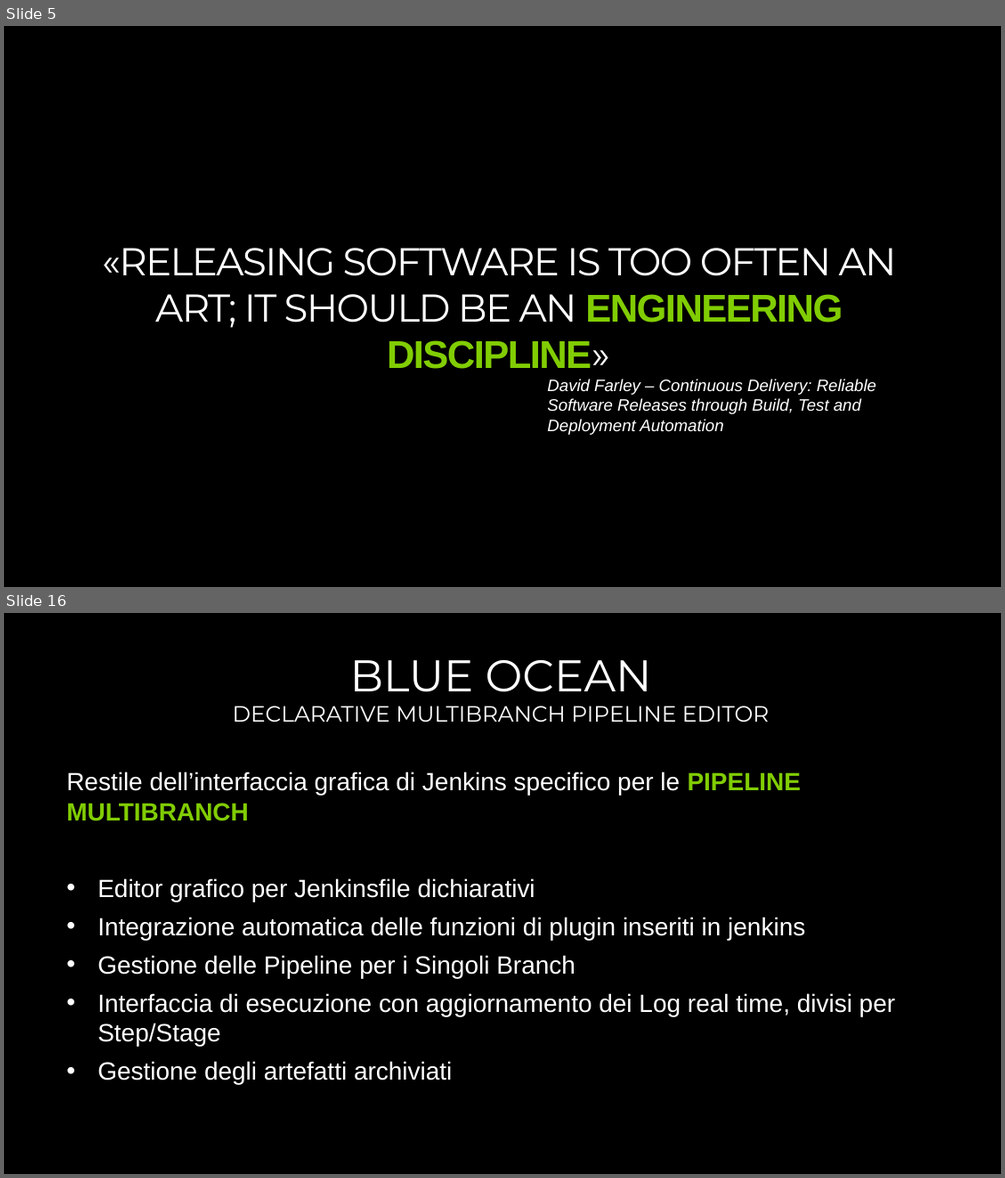
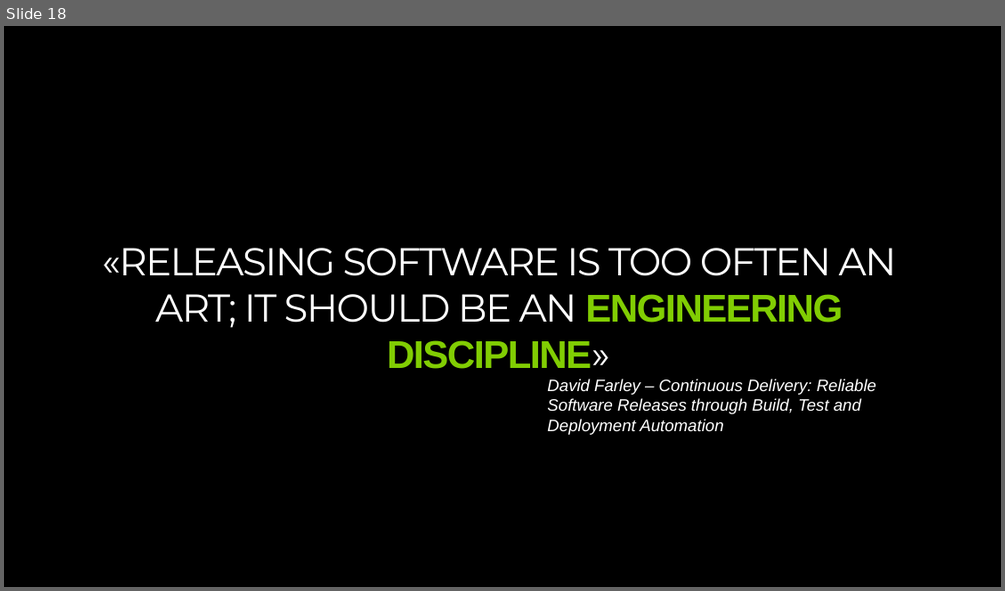
Before and after one commit to endless-upgrade/DevOpsHours, a slide deck: DEVOPS-3-TODO.pptx. Shown one above the other, each under a label of ours: slides 5 and 16 before the commit, slide 18 after it; the slides between them are not shown. The pictures are 1005x1178 and 1005x591 pixels, drawn with LibreOffice and Linux fonts; fonts in the diff are those of the drawing; background and template pictures are left out. Boxes give left, top, right and bottom in pixels: in the first picture for what was removed or moved away, otherwise in the second. Text is boxed around its words. In the diff, an @@ line names an element or a change of style, - is before the commit and + after.

```diff
--- a/DEVOPS-3-TODO.pptx
+++ b/DEVOPS-3-TODO.pptx
@@ slide 16 removed at box(4, 613, 1001, 1174), background #000000 @@
@@ title removed at box(350, 660, 652, 692) @@
-BLUE OCEAN
@@ subtitle removed at box(233, 706, 769, 722) @@
-DECLARATIVE MULTIBRANCH PIPELINE EDITOR
@@ text removed at box(66, 771, 895, 1084) @@
-Restile dell’interfaccia grafica di Jenkins specifico per le PIPELINE MULTIBRANCH
-• Editor grafico per Jenkinsfile dichiarativi
-• Integrazione automatica delle funzioni di plugin inseriti in jenkins
-• Gestione delle Pipeline per i Singoli Branch
-• Interfaccia di esecuzione con aggiornamento dei Log real time, divisi per Step/Stage
-• Gestione degli artefatti archiviati
@@ what was slide 5 is now slide 18 @@
```
Also in this commit, not shown: 2 slides changed, 15 slides added, 13 other slides removed.
